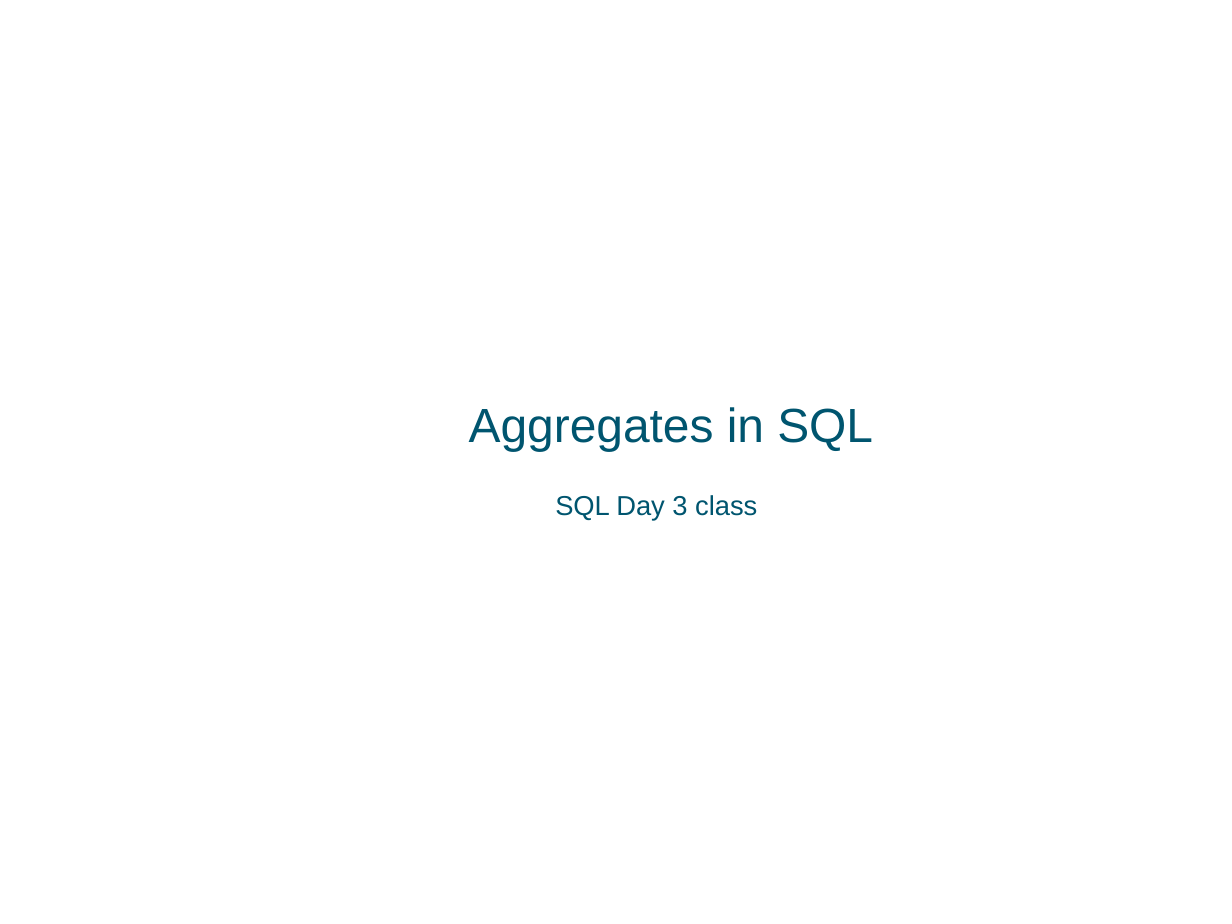
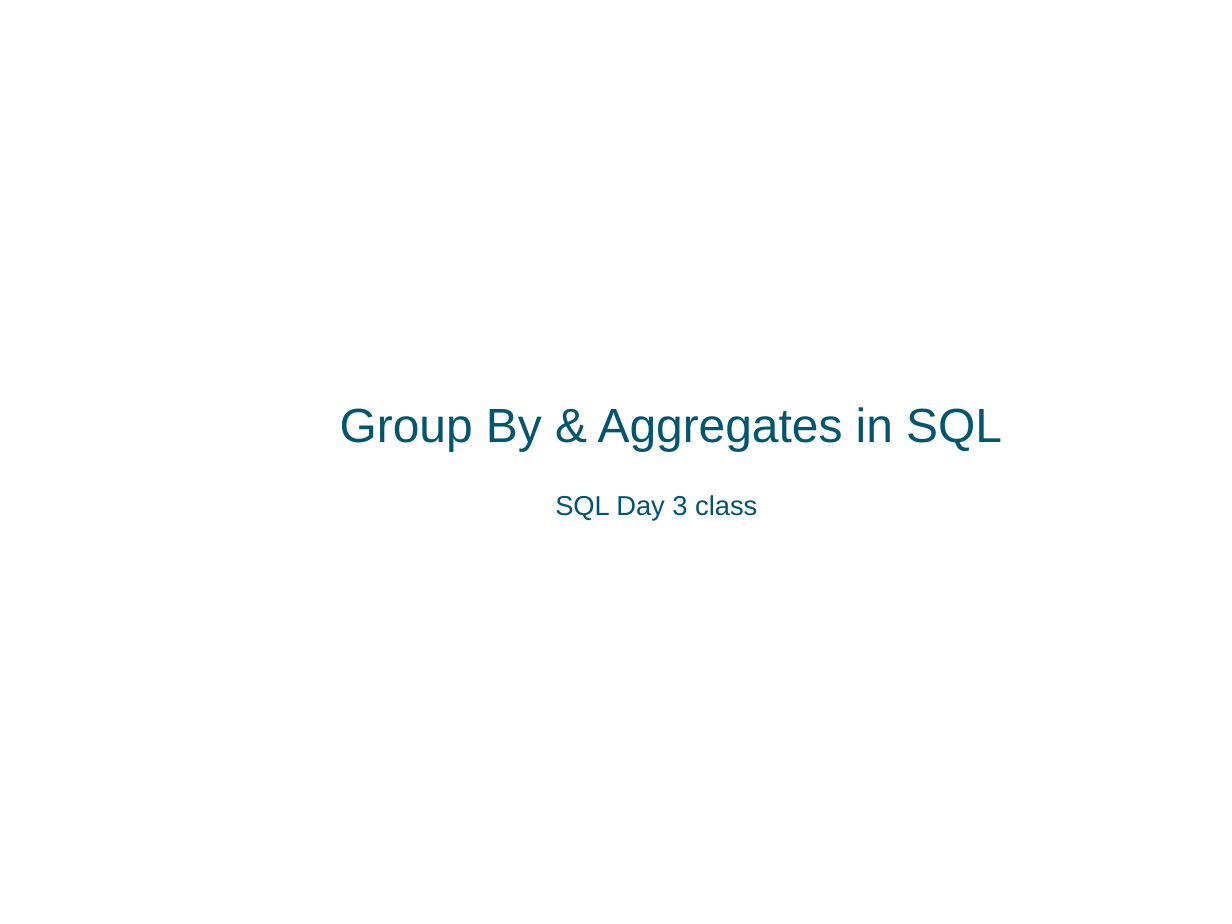
Before and after one commit to a099954/ABC-Program, a slide deck: slide 1 of SQL/Day 3 Aggregates/Aggregates.pptx. Drawn at 1232x924 pixels with LibreOffice and Linux fonts; fonts in the diff are those of the drawing; background and template pictures are left out. Boxes give left, top, right and bottom in pixels: in the first picture for what was removed or moved away, otherwise in the second. Text is boxed around its words. In the diff, an @@ line names an element or a change of style, - is before the commit and + after.

```diff
--- a/SQL/Day 3 Aggregates/Aggregates.pptx
+++ b/SQL/Day 3 Aggregates/Aggregates.pptx
@@ title at <box>340,407,1002,451</box>: text changed @@
-Aggregates in SQL
+Group By & Aggregates in SQL
```
Also in this commit, not shown: 12 other slides changed, 4 slides added, 14 slides removed, 7 other files.
